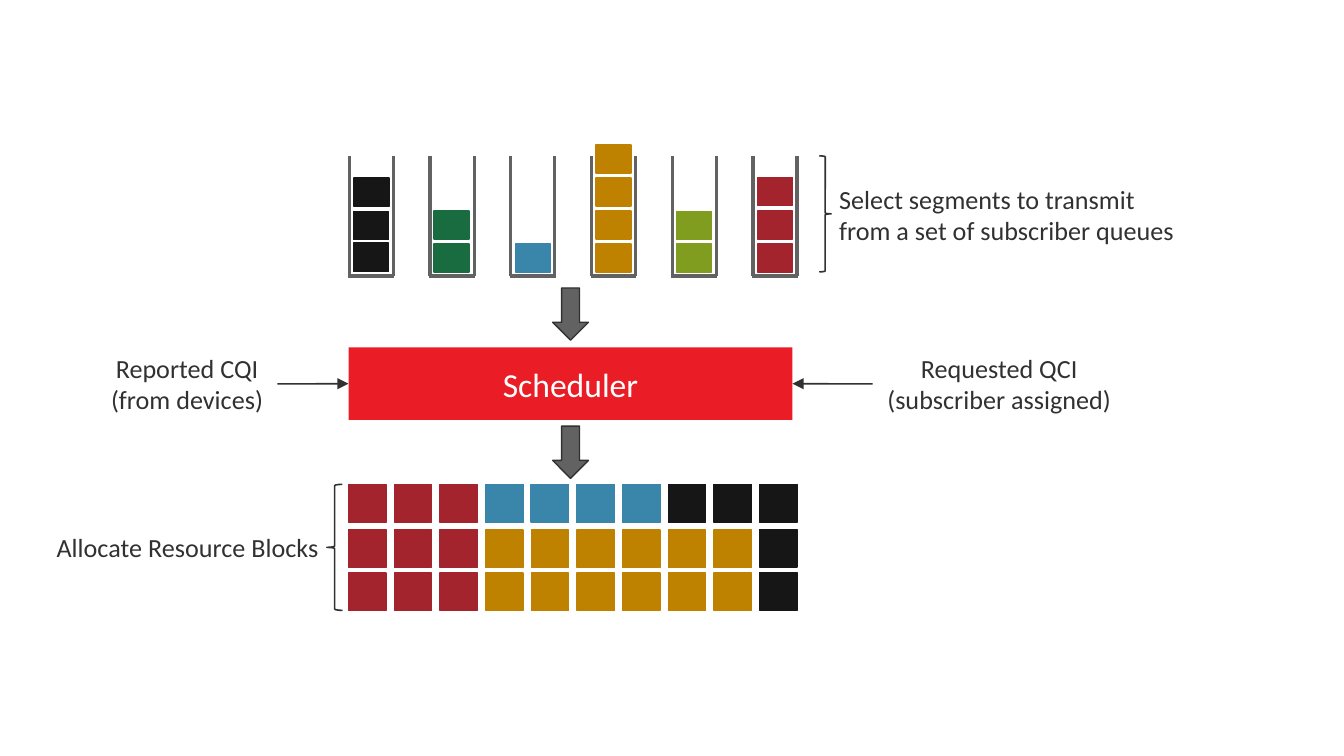
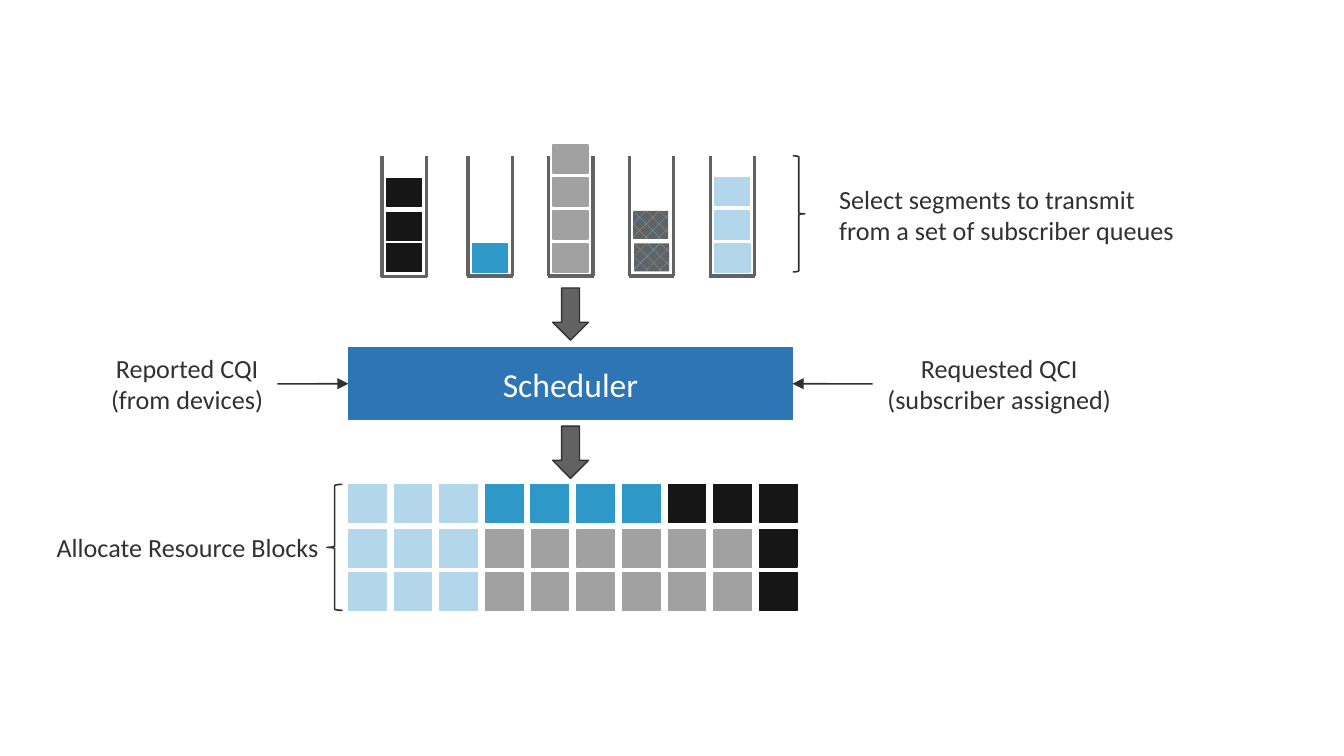
Before and after one commit to SystemsApproach/private5g, a slide deck: slide 18 of figures.pptx. Drawn at 1344x756 pixels with LibreOffice and Linux fonts; fonts in the diff are those of the drawing. Boxes give left, top, right and bottom in pixels: in the first picture for what was removed or moved away, otherwise in the second. Text is boxed around its words. In the diff, an @@ line names an element or a change of style, - is before the commit and + after.

```diff
--- a/figures.pptx
+++ b/figures.pptx
@@ fill #BF8100 to #A1A1A1; outline #BF8100 0.75 pt to #A1A1A1 0.75 pt in 16 elements at (x1=485, y1=530, x2=523, y2=567), (x1=531, y1=530, x2=569, y2=567), (x1=577, y1=530, x2=614, y2=567), (x1=622, y1=530, x2=660, y2=567), (x1=668, y1=530, x2=706, y2=567), (x1=714, y1=530, x2=751, y2=567), (x1=485, y1=573, x2=523, y2=610), (x1=531, y1=573, x2=569, y2=610), (x1=577, y1=573, x2=614, y2=610), (x1=622, y1=573, x2=660, y2=610), (x1=668, y1=573, x2=706, y2=610), (x1=714, y1=573, x2=751, y2=610), (x1=554, y1=243, x2=589, y2=271), (x1=554, y1=211, x2=589, y2=239), (x1=554, y1=177, x2=589, y2=206), (x1=554, y1=145, x2=589, y2=173) @@
@@ 3 rectangles, 2 lines moved together from (x1=348, y1=156, x2=394, y2=276) to (x1=382, y1=156, x2=427, y2=277) @@
@@ line moved from (394, 156) - (394, 276) to (426, 156) - (426, 277) @@
@@ fill #A3242D to #B2D6EA; outline #A3242D 0.75 pt to #B2D6EA 0.75 pt in 12 elements at (x1=348, y1=485, x2=386, y2=523), (x1=394, y1=485, x2=431, y2=523), (x1=439, y1=485, x2=477, y2=523), (x1=348, y1=530, x2=386, y2=567), (x1=394, y1=530, x2=431, y2=567), (x1=439, y1=530, x2=477, y2=567), (x1=348, y1=573, x2=386, y2=610), (x1=394, y1=573, x2=431, y2=610), (x1=439, y1=573, x2=477, y2=610), (x1=715, y1=243, x2=750, y2=271), (x1=715, y1=211, x2=750, y2=239), (x1=715, y1=177, x2=750, y2=206) @@
@@ right brace moved from (x1=820, y1=156, x2=832, y2=271) to (x1=793, y1=156, x2=805, y2=271) @@
@@ group removed at (x1=429, y1=156, x2=474, y2=276): 3 lines, 2 rectangles @@
@@ 11 lines, 5 rectangles moved together from (x1=511, y1=156, x2=798, y2=276) to (x1=468, y1=156, x2=755, y2=276) @@
@@ rectangle at (x1=633, y1=211, x2=668, y2=239): fill #809D1F to pattern #6ABADD on #626262; outline #809D1F 0.75 pt to none @@
@@ fill #3A86AA to #2E99C8; outline #3A86AA 0.75 pt to #2E99C8 0.75 pt in 5 elements at (x1=485, y1=484, x2=523, y2=521), (x1=531, y1=484, x2=569, y2=521), (x1=577, y1=484, x2=614, y2=521), (x1=622, y1=484, x2=660, y2=521), (x1=473, y1=243, x2=508, y2=271) @@
@@ 5 rectangles, 1 line moved together from (x1=509, y1=145, x2=711, y2=276) to (x1=468, y1=145, x2=669, y2=276) @@
@@ rectangle at (x1=634, y1=243, x2=669, y2=271): fill #809D1F to pattern #6ABADD on #626262; outline #809D1F 0.75 pt to none @@
@@ rectangle "Scheduler" at (x1=348, y1=348, x2=792, y2=421): fill #EB1D26 to #2E75B6; outline none to #2E75B6 0.75 pt @@
```
Also in this commit, not shown: 23 other slides changed, 3 slides removed, 29 other files.
